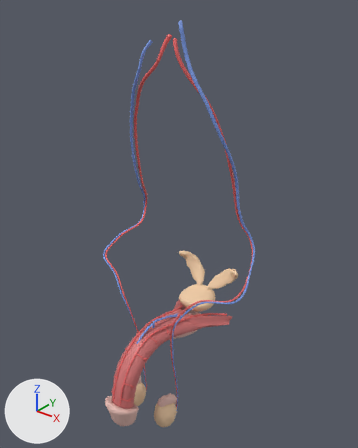
Two versions of the glTF model public/models/reproductor.glb, one commit apart.
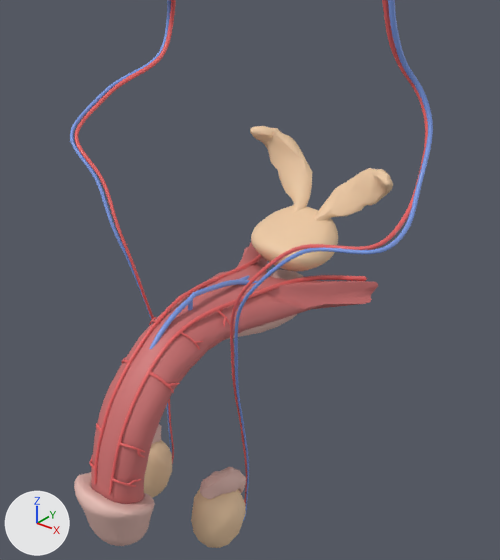
Each version is shown whole from a camera (50 mm lens) standing at (0.237, -0.405, 1.058) and looking at (0.005, -0.115, 0.879), then close up on the part from 21% to 79% of the width and 44% to 97% of the height. Lighting does not change. The marker at lower left points along +X, +Y and +Z. The first two pictures are the older version. Where no turn or scale is listed for an object, it has been applied to the vertices.

Names of what the first close-up shows: 'arteria-dorsal-pene-i__FJ3496', 'arteria-testicular-d', 'arteria-testicular-i', 'cuerpos-cavernosos', 'glande', 'prostata', 'testiculo-d', 'testiculo-i', 'vena-testicular-d', 'vena-testicular-i', 'vesicula-seminal-d', 'vesicula-seminal-i' and 6 more.
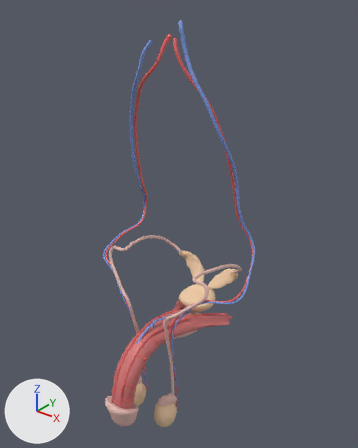
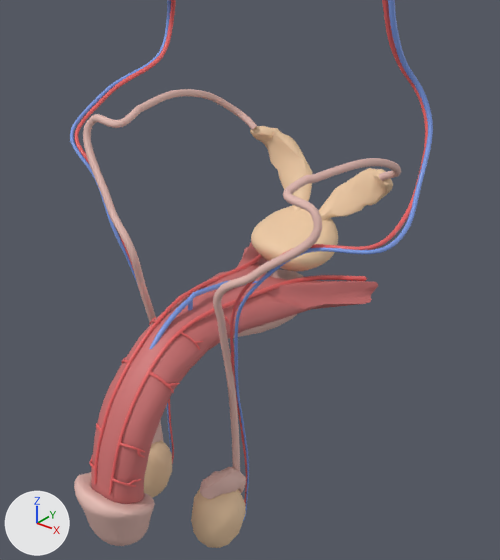
Changed parts and their boxes (x1, y1, x2, y2) in the close-ups (500 x 560 px):
'conducto-deferente', added: after (83, 89, 401, 471)

The change in detail:
Mesh me_conducto_deferente is new.
It has 4916 vertices, 9788 faces and spans x -0.054..0.054, y -0.044..0.044, z -0.077..0.077.
It uses material mat_organo (pink #e5bcb3).
Object 'conducto-deferente' (ob_conducto_deferente) is new; it shows me_conducto_deferente.
Its location is (-0.0011, -0.1089, 0.7736).
